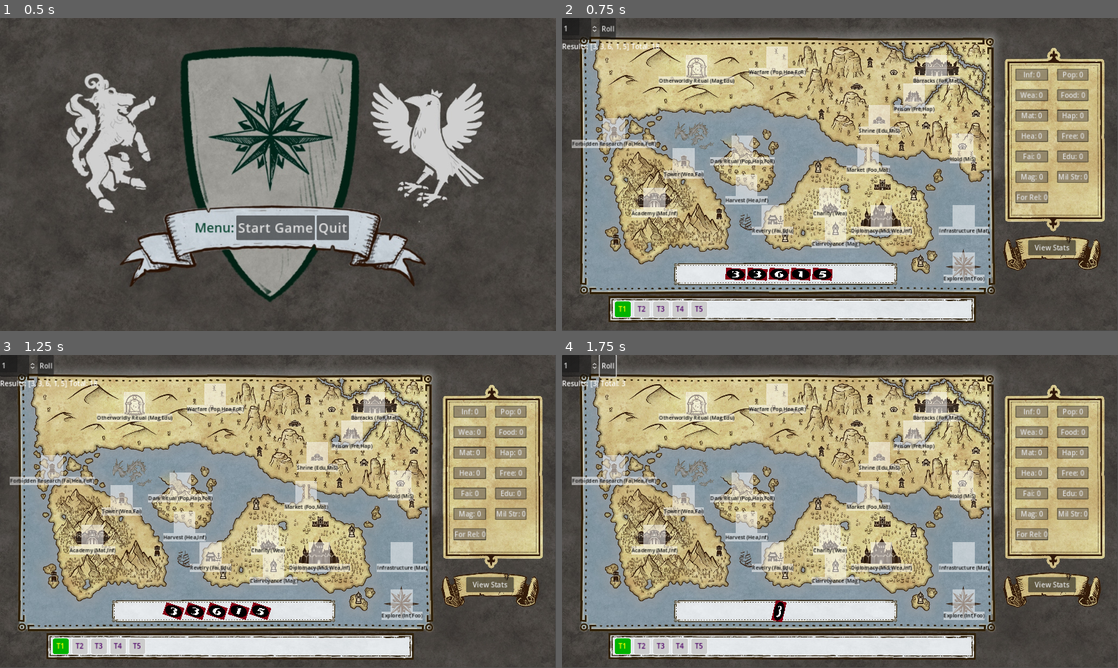
Above: before the commit, frames 1-4 (two rows, left to right).
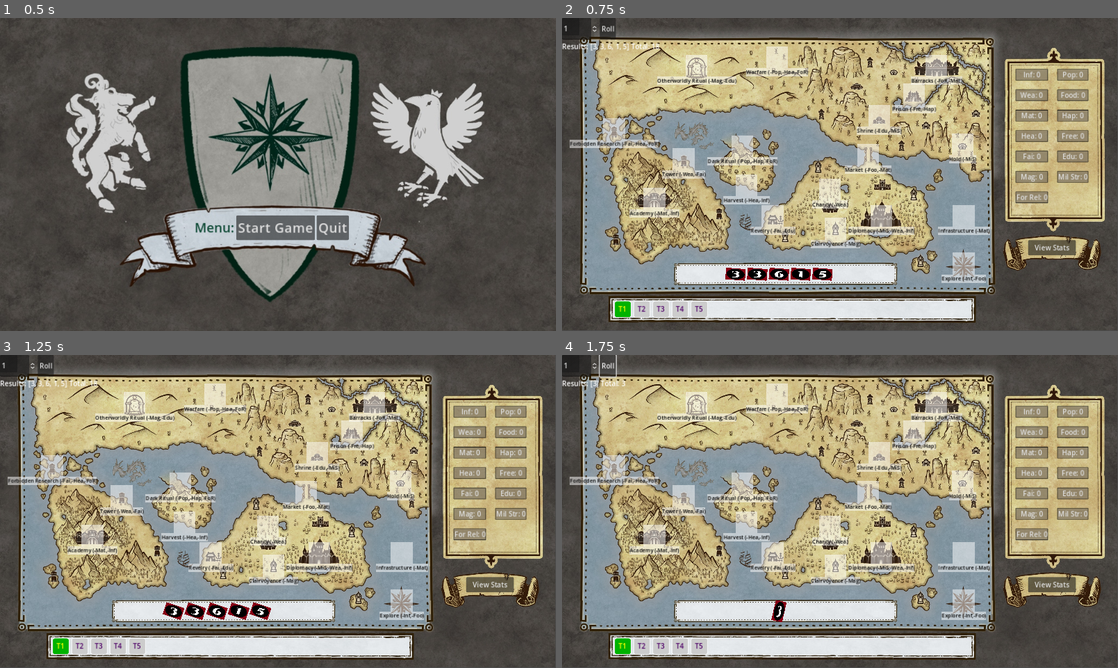
Above: after the commit, the same moments.

Repository: Evenwood/godotgamejam77
Game: Godot game, scene res://Main.tscn
Two runs of this game, one before a commit and one after it. Both use one fixed random seed, a clock stepped at 60 frames per second and the inputs below.
Inputs:
- Up to frame 1 (0.5 s): no input
- Up to frame 2 (0.75 s): click "Start Game" at 0.5 s
- Up to frame 3 (1.25 s): no input
- Up to frame 4 (1.75 s): click "Roll" at 1.25 s

Frame 1 is identical in both runs. In frame 2, 1.9% of the frame differs, in the area x 1-77%, y 16-85%; in frame 3, 1.9%; in frame 4, 1.9%.

Commit message:
Turns should be working

Diff:
--- a/game/ActionControl/actions.gd
+++ b/game/ActionControl/actions.gd
@@ -875,74 +875,74 @@
 			#StatisticalGrowth.decreaseStatistic(Datatypes.STATISTICS.MilitaryStrength, val * OUTPUT)
 			#StatisticalGrowth.decreaseStatistic(Datatypes.STATISTICS.Wealth, val * OUTPUT)
 			#StatisticalGrowth.decreaseStatistic(Datatypes.STATISTICS.Influence, val * REDUCED_OUTPUT)
-			abbrev = "MiS,Wea,Inf"
+			abbrev = "-MiS,-Wea,-Inf"
 		Datatypes.ACTIONS.Clairvoyance:
 			#StatisticalGrowth.decreaseStatistic(Datatypes.STATISTICS.Magic, val * HIGH_OUTPUT)
-			abbrev = "Mag"
+			abbrev = "-Mag"
 		Datatypes.ACTIONS.Harvest:
 			#StatisticalGrowth.decreaseStatistic(Datatypes.STATISTICS.Health, val * OUTPUT)
 			#StatisticalGrowth.decreaseStatistic(Datatypes.STATISTICS.Influence, val * REDUCED_OUTPUT)
-			abbrev = "Hea,Inf"
+			abbrev = "-Hea,-Inf"
 		Datatypes.ACTIONS.Explore:
 			#StatisticalGrowth.decreaseStatistic(Datatypes.STATISTICS.Influence, val * OUTPUT)
 			#StatisticalGrowth.decreaseStatistic(Datatypes.STATISTICS.Food, val * HIGH_OUTPUT)
-			abbrev = "Inf,Foo"
+			abbrev = "-Inf,-Foo"
 		Datatypes.ACTIONS.Market:
 			#StatisticalGrowth.decreaseStatistic(Datatypes.STATISTICS.Food, val * OUTPUT)
 			#StatisticalGrowth.decreaseStatistic(Datatypes.STATISTICS.Materials, val * OUTPUT)
-			abbrev = "Foo,Mat"
+			abbrev = "-Foo,-Mat"
 		Datatypes.ACTIONS.Shrine:
 			#StatisticalGrowth.decreaseStatistic(Datatypes.STATISTICS.Education, val * OUTPUT)
 			#StatisticalGrowth.decreaseStatistic(Datatypes.STATISTICS.MilitaryStrength, val * REDUCED_OUTPUT)
-			abbrev = "Edu,MiS"
+			abbrev = "-Edu,-MiS"
 		Datatypes.ACTIONS.Tower:
 			#StatisticalGrowth.decreaseStatistic(Datatypes.STATISTICS.Wealth, val * HIGH_OUTPUT)
 			#StatisticalGrowth.decreaseStatistic(Datatypes.STATISTICS.Faith, val * REDUCED_OUTPUT)
-			abbrev = "Wea,Fai"
+			abbrev = "-Wea,-Fai"
 		Datatypes.ACTIONS.Prison:
 			#StatisticalGrowth.decreaseStatistic(Datatypes.STATISTICS.Freedom, val * HIGH_OUTPUT)
 			#StatisticalGrowth.decreaseStatistic(Datatypes.STATISTICS.Happiness, val * OUTPUT)
-			abbrev = "Fre,Hap"
+			abbrev = "-Fre,-Hap"
 		Datatypes.ACTIONS.Barracks:
 			#StatisticalGrowth.decreaseStatistic(Datatypes.STATISTICS.ForeignRelations, val * HIGH_OUTPUT)
 			#StatisticalGrowth.decreaseStatistic(Datatypes.STATISTICS.Materials, val * OUTPUT)
-			abbrev = "FoR,Mat"
+			abbrev = "-FoR,-Mat"
 		Datatypes.ACTIONS.Academy:
 			#StatisticalGrowth.decreaseStatistic(Datatypes.STATISTICS.Materials, val * HIGH_OUTPUT)
 			#StatisticalGrowth.decreaseStatistic(Datatypes.STATISTICS.Influence, val * REDUCED_OUTPUT)
-			abbrev = "Mat,Inf"
+			abbrev = "-Mat,-Inf"
 		Datatypes.ACTIONS.Charity:
 			#StatisticalGrowth.decreaseStatistic(Datatypes.STATISTICS.Wealth, val * MAJOR_OUTPUT)
-			abbrev = "Wea"
+			abbrev = "-Wea"
 		Datatypes.ACTIONS.Hold:
 			#StatisticalGrowth.decreaseStatistic(Datatypes.STATISTICS.MilitaryStrength, val * MAJOR_OUTPUT)
-			abbrev = "MiS"
+			abbrev = "-MiS"
 		Datatypes.ACTIONS.Infrastructure:
 			#StatisticalGrowth.decreaseStatistic(Datatypes.STATISTICS.Materials, val * MAJOR_OUTPUT)
-			abbrev = "Mat"
+			abbrev = "-Mat"
 		Datatypes.ACTIONS.DarkRitual:
 			#StatisticalGrowth.decreaseStatistic(Datatypes.STATISTICS.Population, val * HIGH_OUTPUT)
 			#StatisticalGrowth.decreaseStatistic(Datatypes.STATISTICS.Happiness, val * HIGH_OUTPUT)
 			#StatisticalGrowth.decreaseStatistic(Datatypes.STATISTICS.Influence, val * REDUCED_OUTPUT)
-			abbrev = "Pop,Hap,FoR"
+			abbrev = "-Pop,-Hap,-FoR"
 		Datatypes.ACTIONS.Warfare:
 			#StatisticalGrowth.decreaseStatistic(Datatypes.STATISTICS.Population, val * HIGH_OUTPUT)
 			#StatisticalGrowth.decreaseStatistic(Datatypes.STATISTICS.Health, val * REDUCED_OUTPUT)
 			#StatisticalGrowth.decreaseStatistic(Datatypes.STATISTICS.ForeignRelations, val * REDUCED_OUTPUT)
-			abbrev = "Pop,Hea,FoR"
+			abbrev = "-Pop,-Hea,-FoR"
 		Datatypes.ACTIONS.OtherworldlyRitual:
 			#StatisticalGrowth.decreaseStatistic(Datatypes.STATISTICS.Magic, val * HIGH_OUTPUT)
 			#StatisticalGrowth.decreaseStatistic(Datatypes.STATISTICS.Education, val * REDUCED_OUTPUT)
-			abbrev = "Mag,Edu"
+			abbrev = "-Mag,-Edu"
 		Datatypes.ACTIONS.Revelry:
 			#StatisticalGrowth.decreaseStatistic(Datatypes.STATISTICS.Faith, val * OUTPUT)
 			#StatisticalGrowth.decreaseStatistic(Datatypes.STATISTICS.Education, val * OUTPUT)
-			abbrev = "Fai,Edu"
+			abbrev = "-Fai,-Edu"
 		Datatypes.ACTIONS.ForbiddenResearch:
 			#StatisticalGrowth.decreaseStatistic(Datatypes.STATISTICS.Faith, val * OUTPUT)
 			#StatisticalGrowth.decreaseStatistic(Datatypes.STATISTICS.Health, val * OUTPUT)
 			#StatisticalGrowth.decreaseStatistic(Datatypes.STATISTICS.ForeignRelations, val * OUTPUT)
-			abbrev = "Fai,Hea,FoR"
+			abbrev = "-Fai,-Hea,-FoR"
 		_:
 			pass
 	return abbrev;
--- a/game/DropZoneControl/drop_zone.gd
+++ b/game/DropZoneControl/drop_zone.gd
@@ -153,6 +153,10 @@
 	actions.triggerAction(action_id, slotted_die_value)
 	#print(State.influence)
 	filled = true
+	var turn_tracker_view = get_tree().root.find_child("TurnTrackerView", true, false)
+	if turn_tracker_view:
+		turn_tracker_view.next_turn()
+
 
 func _on_canceled():
 	#print("User canceled")
--- a/game/GUI/map_interface.gd
+++ b/game/GUI/map_interface.gd
@@ -87,6 +87,9 @@
 	for dropzone in dropzones:
 		dropzone.clear()
 
+func roll_dice():
+	dice_scene.roll_dice()
+
 func setup_dropzone_positions() -> void:
 	# Diplomacy, Clairvoyance, Harvest, Explore, Market, Shrine, Tower, Prison, Barracks,
 	# Academy, Charity, Hold, Infrastructure, DarkRitual, Warfare, OtherworldlyRitual, Revelry,
@@ -101,7 +104,7 @@
 	dropzone_positions["Prison"] = Vector2(785, 150)
 	dropzone_positions["Barracks"] = Vector2(837, 85)
 	dropzone_positions["Academy"] = Vector2(188, 390)
-	dropzone_positions["Charity"] = Vector2(592, 390)
+	dropzone_positions["Charity"] = Vector2(592, 370)
 	dropzone_positions["Hold"] = Vector2(897, 265)
 	dropzone_positions["Infrastructure"] = Vector2(900, 430)
 	dropzone_positions["DarkRitual"] = Vector2(390, 270)
--- a/game/TurnTrackerControl/turn_tracker.gd
+++ b/game/TurnTrackerControl/turn_tracker.gd
@@ -27,6 +27,9 @@
 	return current_turn
 
 func next_turn():
-	if current_turn == number_of_turns:
+	if current_turn > number_of_turns:
 		return
 	current_turn += 1
+
+func has_another_turn() -> bool:
+	return 	current_turn <= number_of_turns
--- a/game/TurnTrackerControl/turn_tracker_view.gd
+++ b/game/TurnTrackerControl/turn_tracker_view.gd
@@ -57,8 +57,13 @@
 
 func next_turn():
 	turn_tracker.next_turn()
+	style_previous_turn()
+	if turn_tracker.has_another_turn() == false:
+		reset()
+		var map_interface = get_tree().root.find_child("MapInterface", true, false)
+		map_interface.clear_dropzones()
+		map_interface.roll_dice()
 	style_current_turn()
-	style_previous_turn()
 
 func style_current_turn():
 	var current_turn = turn_tracker.get_current_turn()
